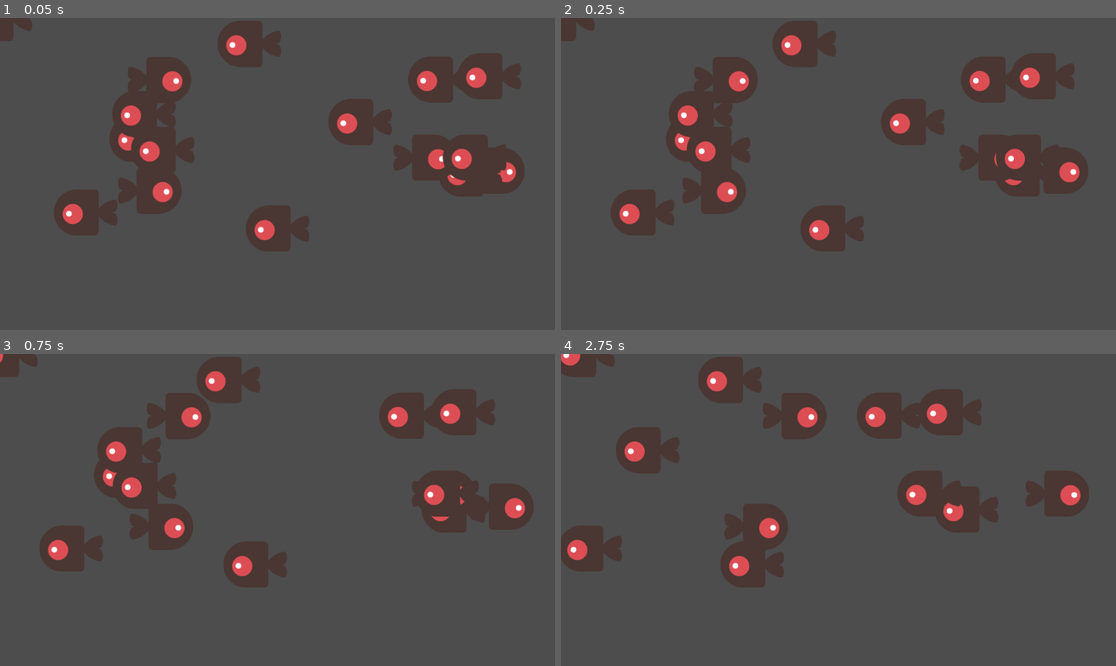
Above: before the commit, frames 1-4 (two rows, left to right).
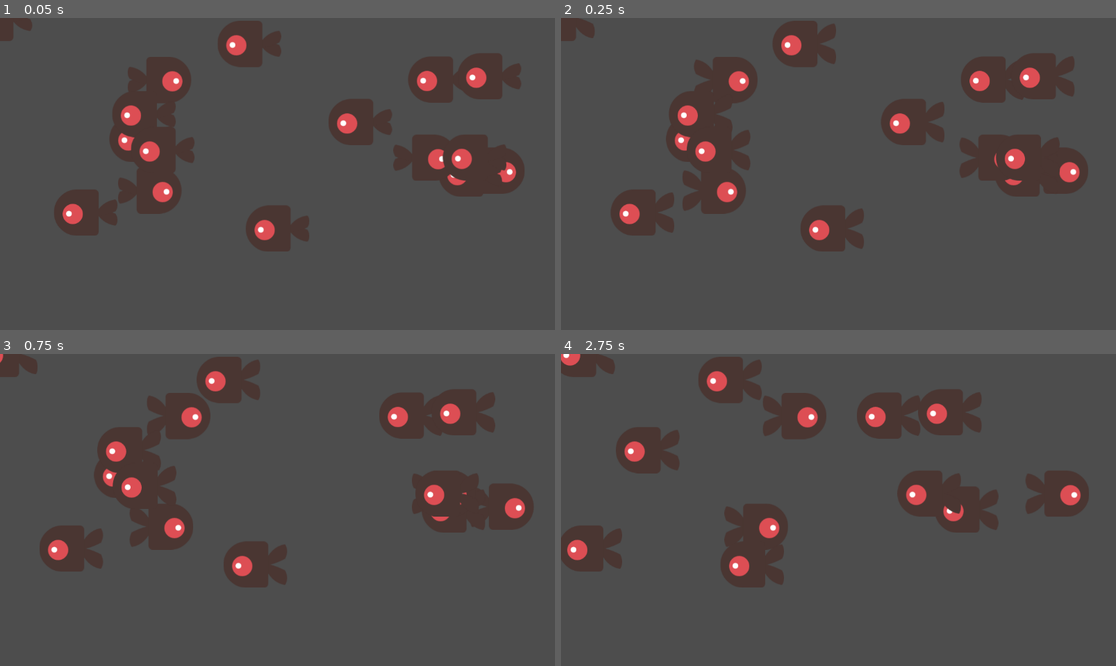
Above: after the commit, the same moments.

Repository: publicjoey/fish0321
Game: Godot game, scene res://Aquarium.tscn
Two runs of this game, one before a commit and one after it. Both use one fixed random seed, a clock stepped at 60 frames per second and the inputs below.
Inputs (mouse positions are in pixels of both pictures, inside the frame that each line leads up to):
- Up to frame 1 (0.05 s): no input
- Up to frame 2 (0.25 s): no input
- Up to frame 3 (0.75 s): move the mouse to (344, 456) at 0.52 s; click (344, 456) at 0.67 s
- Up to frame 4 (2.75 s): move the mouse to (1071, 506) at 1.27 s; click (1071, 506) at 1.42 s; move the mouse to (660, 475) at 2.02 s; click (660, 475) at 2.17 s

Frame 1 is identical in both runs. In frame 2, 1.6% of the frame differs, in the area x 2-93%, y 0-74%; in frame 3, 1.5%; in frame 4, 1.7%, in the area x 6-87%, y 0-74%.

Commit message:
$AnimatedSprite2D.play()
要下 code , 這樣動畫才會動

Diff:
--- a/Fish.gd
+++ b/Fish.gd
@@ -14,6 +14,8 @@
 
 		# 讓魚可以偵測滑鼠點擊
 	set_process_input(true)
+
+	$AnimatedSprite2D.play()
 
 func _start_moving():
 	# 取得水族箱大小（假設水族箱是父節點）
